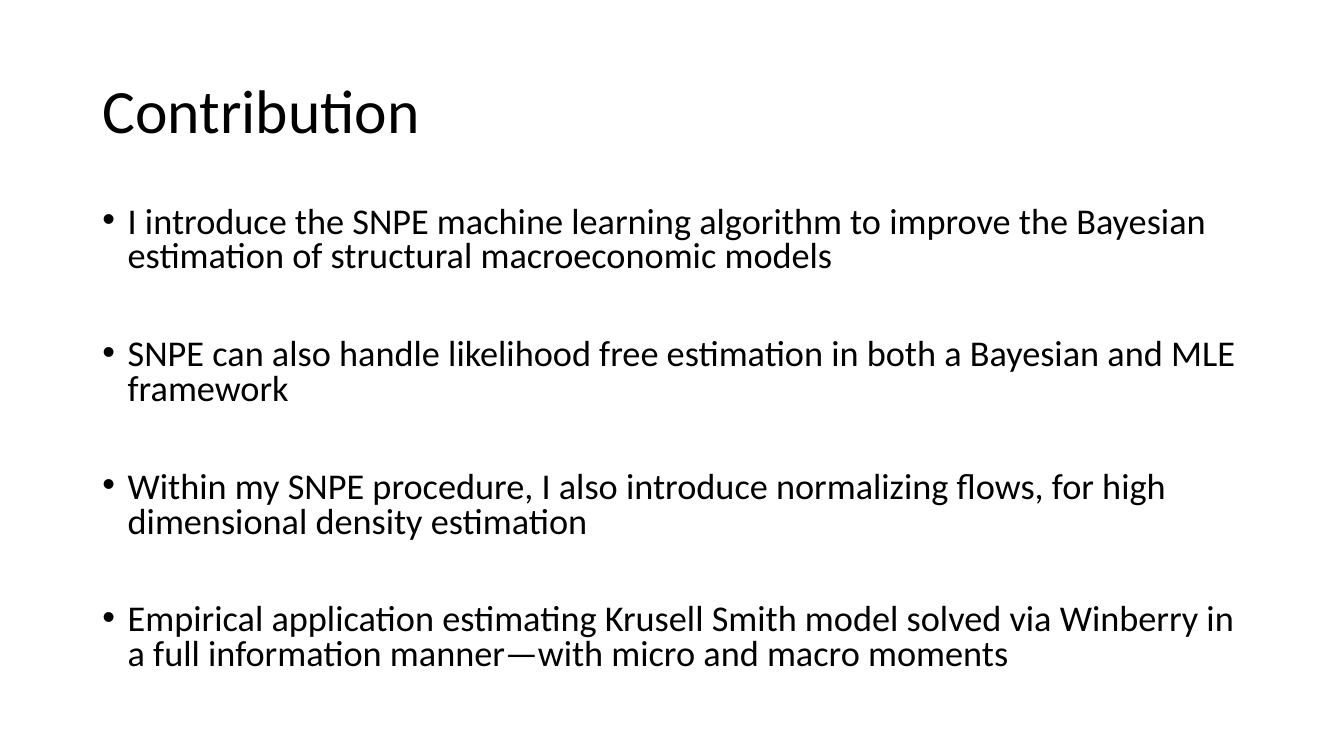
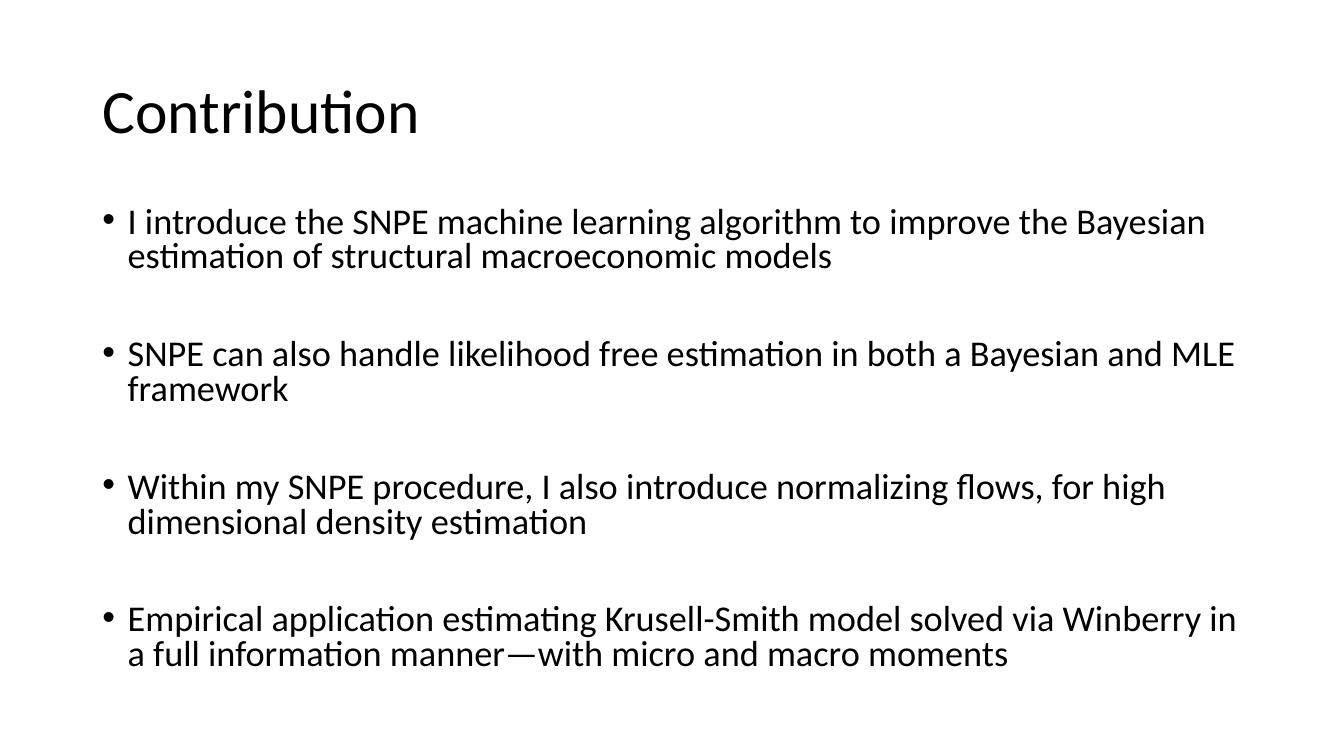
Before and after one commit to CameronFen/CameronFen.github.io, a slide deck: slide 3 of files/SNPE_Presentation.pptx. Drawn at 1344x756 pixels with LibreOffice and Linux fonts; fonts in the diff are those of the drawing. Boxes give left, top, right and bottom in pixels: in the first picture for what was removed or moved away, otherwise in the second. Text is boxed around its words. In the diff, an @@ line names an element or a change of style, - is before the commit and + after.

```diff
--- a/files/SNPE_Presentation.pptx
+++ b/files/SNPE_Presentation.pptx
@@ text at [128, 605, 1236, 667]: text changed @@
-• Empirical application estimating Krusell Smith model solved via Winberry in a full information manner—with micro and macro moments
+• Empirical application estimating Krusell-Smith model solved via Winberry in a full information manner—with micro and macro moments
```
Also in this commit, not shown: 3 other files.
